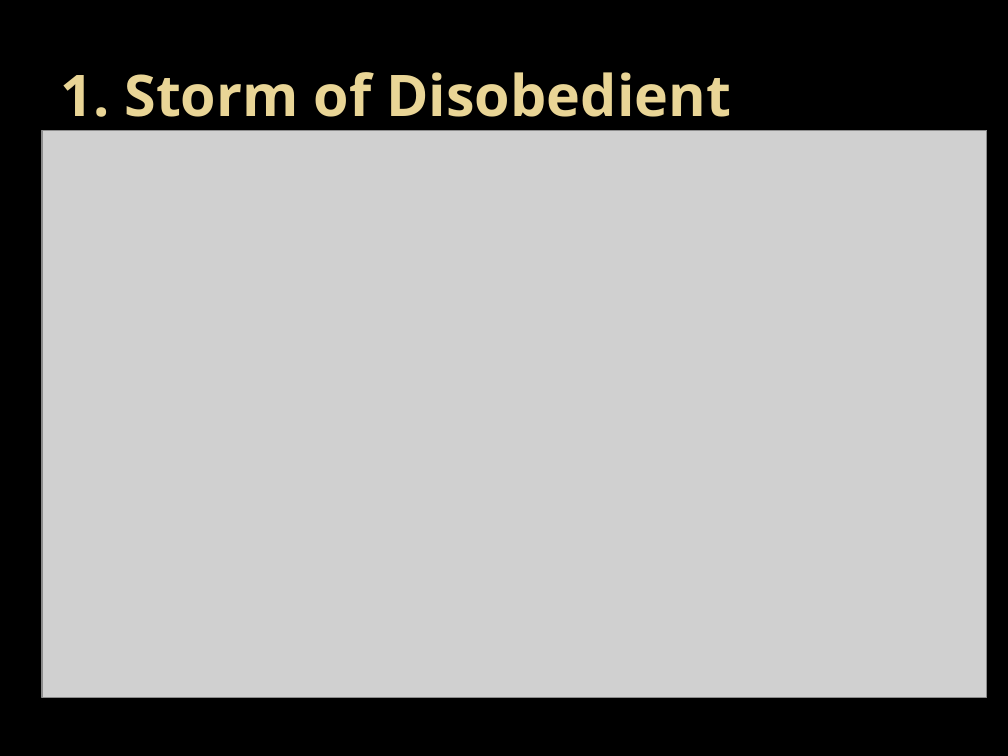
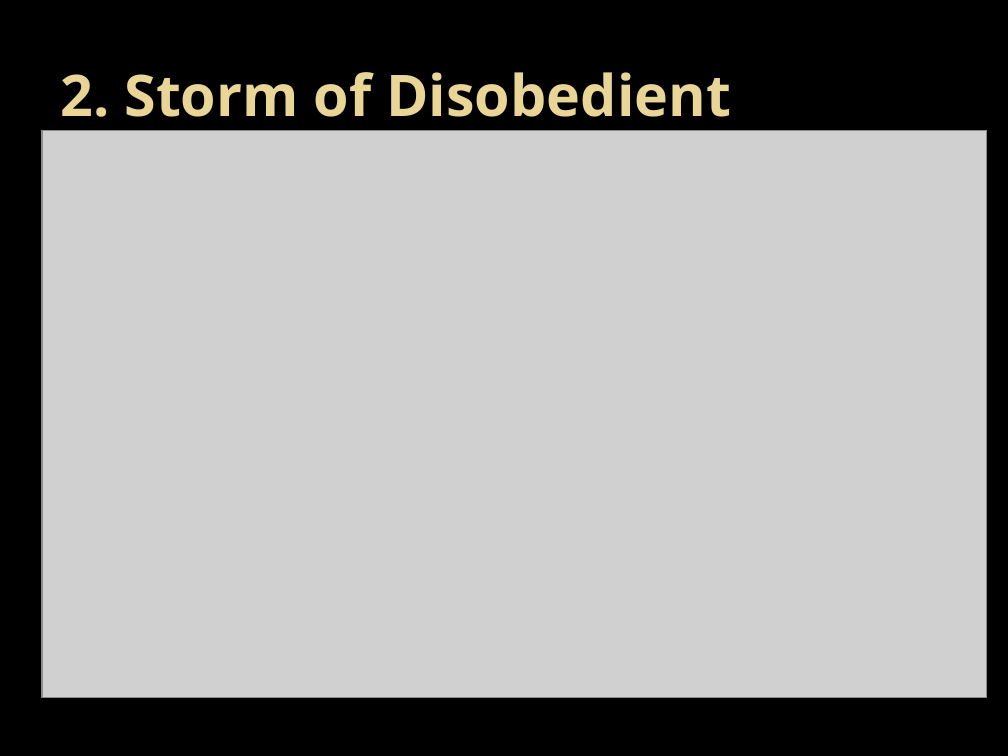
Before and after one commit to rmelancolico/DEV, a slide deck: slide 5 of In to the storm.pptx. Drawn at 1008x756 pixels with LibreOffice and Linux fonts; fonts in the diff are those of the drawing; grey boxes stand for pictures; background and template pictures are left out. Boxes give left, top, right and bottom in pixels: in the first picture for what was removed or moved away, otherwise in the second. Text is boxed around its words. In the diff, an @@ line names an element or a change of style, - is before the commit and + after.

```diff
--- a/In to the storm.pptx
+++ b/In to the storm.pptx
@@ title at (x1=60, y1=72, x2=731, y2=131): text changed @@
-1. Storm of Disobedient
+2. Storm of Disobedient
```
Also in this commit, not shown: 2 other slides changed, 1 slide added, 3 other files.
